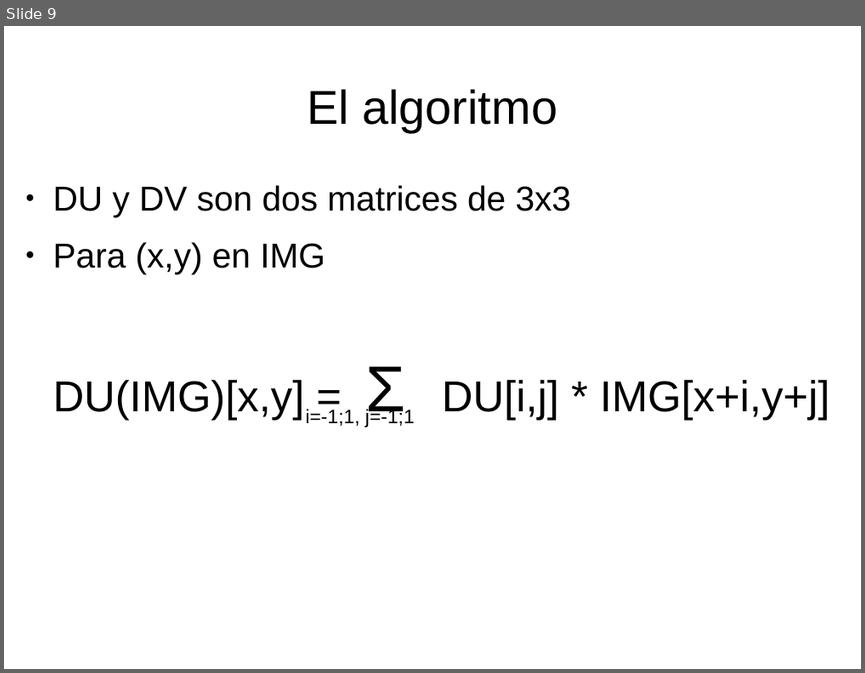
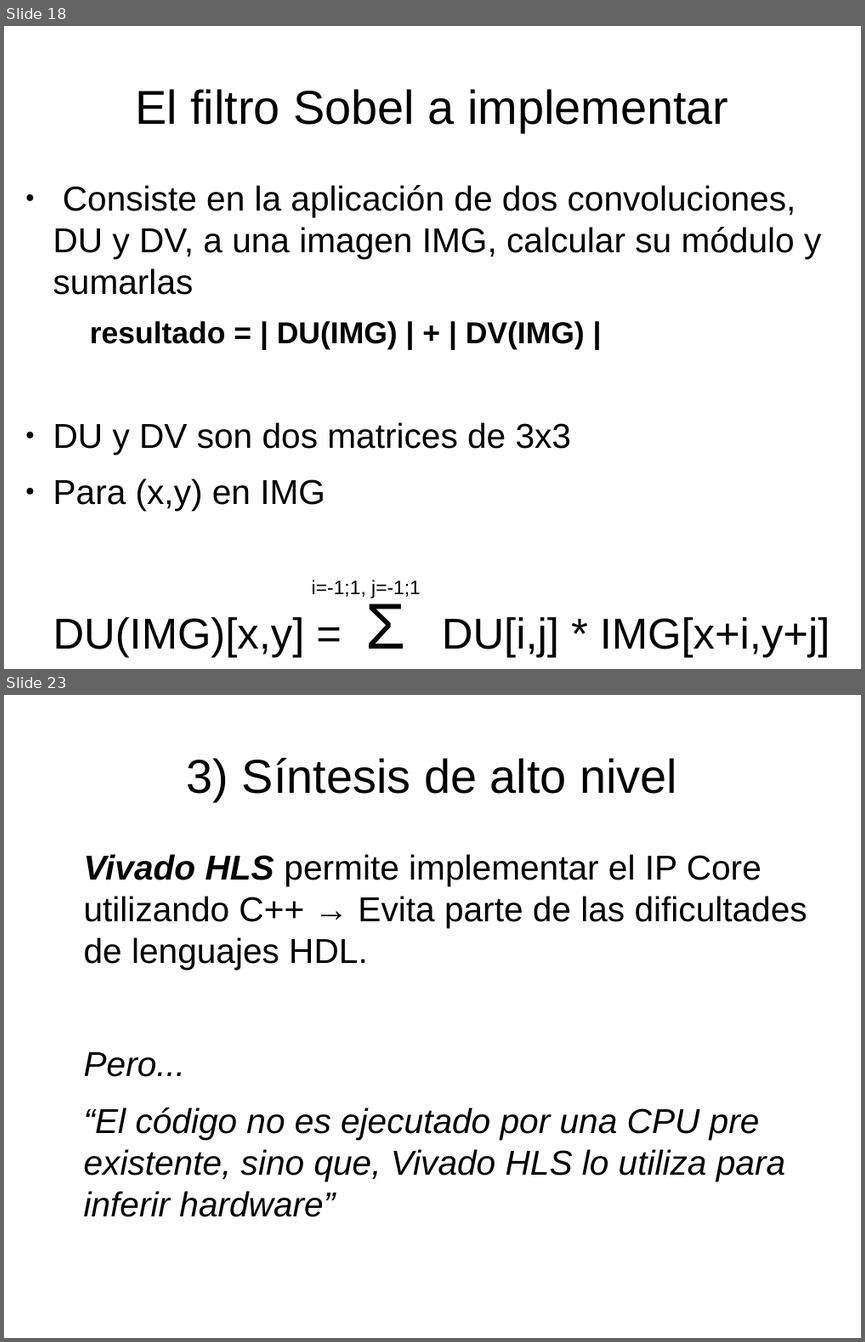
Before and after one commit to miguelgarcia/sase2017-hls-video, a slide deck: presentacion.odp. Shown one above the other, each under a label of ours: slide 9 before the commit, slides 18 and 23 after it; the slides between them are not shown. The pictures are 865x673 and 865x1342 pixels, drawn with LibreOffice and Linux fonts; fonts in the diff are those of the drawing. Boxes give left, top, right and bottom in pixels: in the first picture for what was removed or moved away, otherwise in the second. Text is boxed around its words. In the diff, an @@ line names an element or a change of style, - is before the commit and + after.

```diff
--- a/presentacion.odp
+++ b/presentacion.odp
@@ slide 23 added at [4, 695, 861, 1338], background #FFFFFF @@
@@ title added at [187, 758, 677, 801], 44 pt, text #000000 @@
+3) Síntesis de alto nivel
@@ text added at [84, 854, 807, 1217], 32 pt, text #000000, italic @@
+Vivado HLS permite implementar el IP Core utilizando C++ → Evita parte de las dificultades de lenguajes HDL.
+Pero...
+“El código no es ejecutado por una CPU pre existente, sino que, Vivado HLS lo utiliza para inferir hardware”
@@ what was slide 9 is now slide 18 @@
@@ slide 18 changed as well @@
@@ title at [135, 89, 728, 132]: text changed @@
-El algoritmo
+El filtro Sobel a implementar
@@ text at [53, 185, 821, 349]: paragraphs added @@
+● Consiste en la aplicación de dos convoluciones, DU y DV, a una imagen IMG, calcular su módulo y sumarlas
+  resultado = | DU(IMG) | + | DV(IMG) |
@@ text "i=-1;1, j=-1;1": place and size @@
-text "i=-1;1, j=-1;1" at [306, 408, 415, 427]
+text "i=-1;1, j=-1;1" at [312, 579, 420, 598]
```
Also in this commit, not shown: 7 other slides changed, 23 other slides added.
